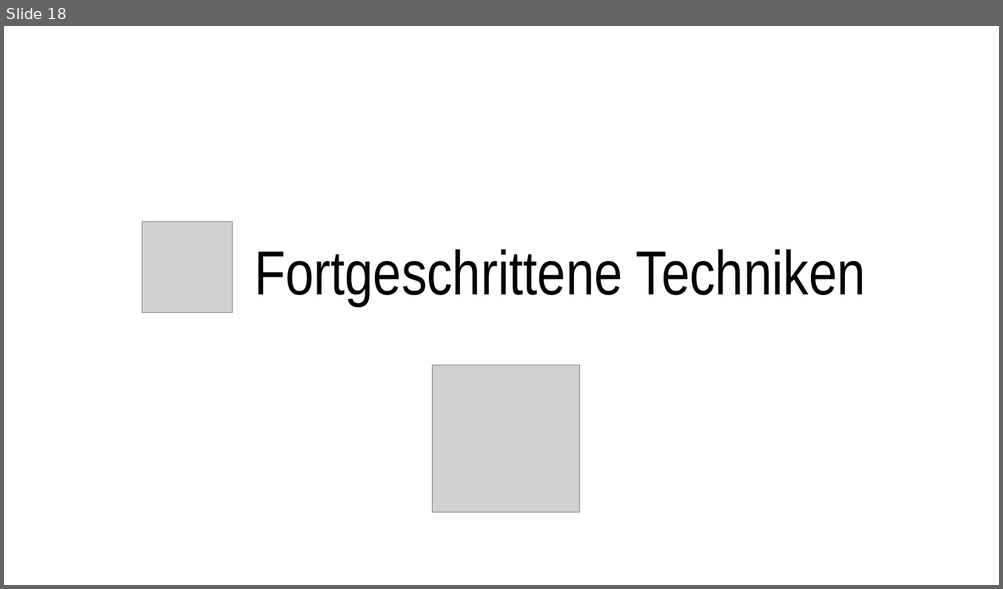
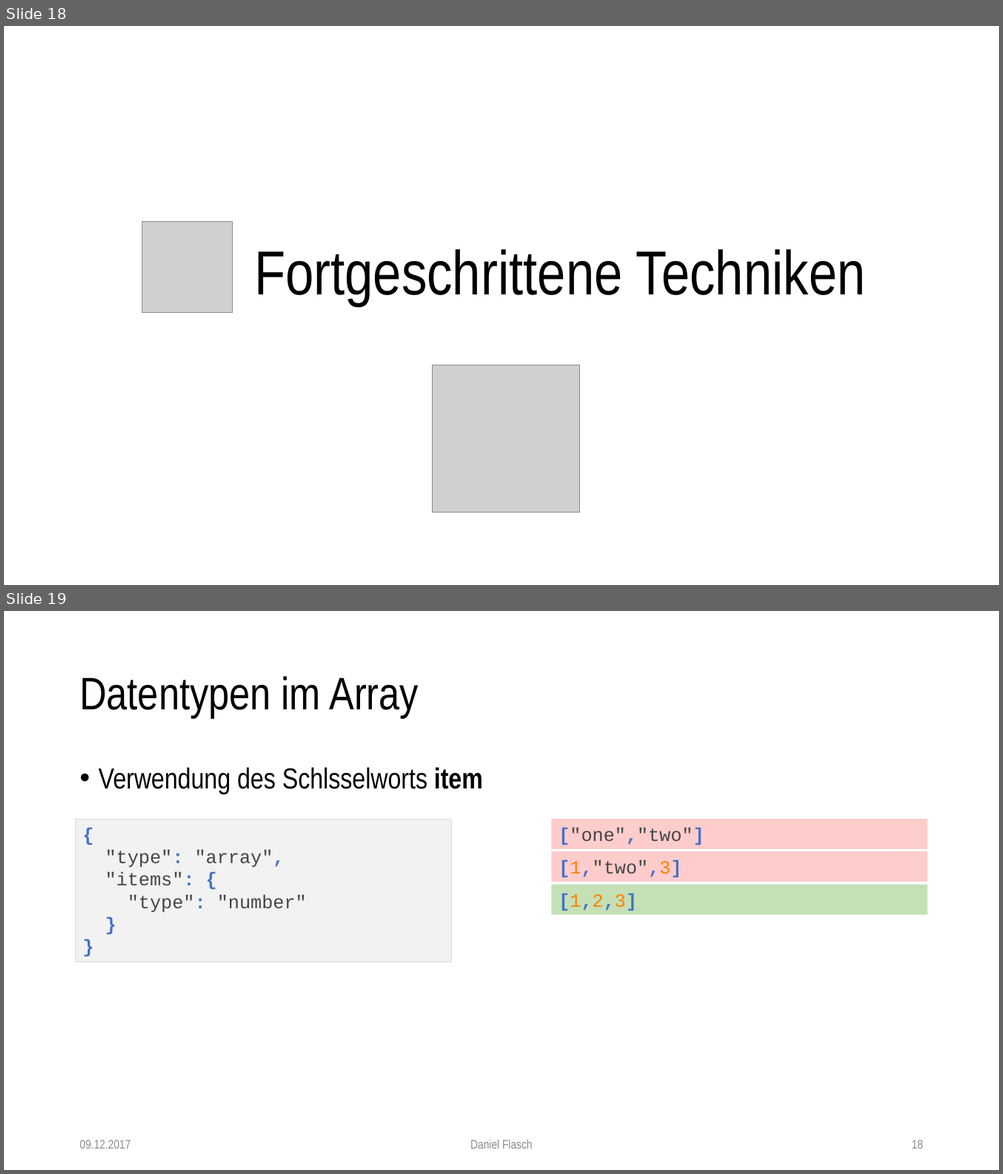
Before and after one commit to dflasch/jsonSchemaEdu, a slide deck: doc/json-schema.pptx. Shown one above the other, each under a label of ours: slide 18 before the commit, slides 18 and 19 after it. The pictures are 1003x589 and 1003x1174 pixels, drawn with LibreOffice and Linux fonts; fonts in the diff are those of the drawing; grey boxes stand for pictures. Boxes give left, top, right and bottom in pixels: in the first picture for what was removed or moved away, otherwise in the second. Text is boxed around its words. In the diff, an @@ line names an element or a change of style, - is before the commit and + after.

```diff
--- a/doc/json-schema.pptx
+++ b/doc/json-schema.pptx
@@ slide 19 added at [4,611,999,1170], background #FFFFFF @@
@@ title added at [79,676,418,718], 44 pt, text #000000 @@
+Datentypen im Array
@@ text added at [99,767,483,794], 28 pt, text #000000 @@
+• Verwendung des Schlsselworts item
@@ rectangle added at [76,819,452,963], fill #F2F2F2, outline #D9D9D9 0.75 pt, 18 pt, text #464646 @@
+{
+"type": "array",
+"items": {
+"type": "number"
+}
+}
@@ rectangle added at [552,819,928,849], fill #FFCCCC, 18 pt, text #464646 @@
+["one","two"]
@@ rectangle added at [552,852,928,882], fill #FFCCCC, 18 pt, text #464646 @@
+[1,"two",3]
@@ rectangle added at [552,885,928,914], fill #C5E0B4, 18 pt, text #4472C4, bold @@
+[1,2,3]
@@ text added at [79,1140,131,1149], 12 pt, text #8C8C8C @@
+09.12.2017
@@ text added at [470,1140,532,1149], 12 pt, text #8C8C8C @@
+Daniel Flasch
@@ page number added at [911,1140,922,1149], 12 pt, text #8C8C8C @@
+18
```
Also in this commit, not shown: 1 slide changed, 1 other slide added, 1 other file.
